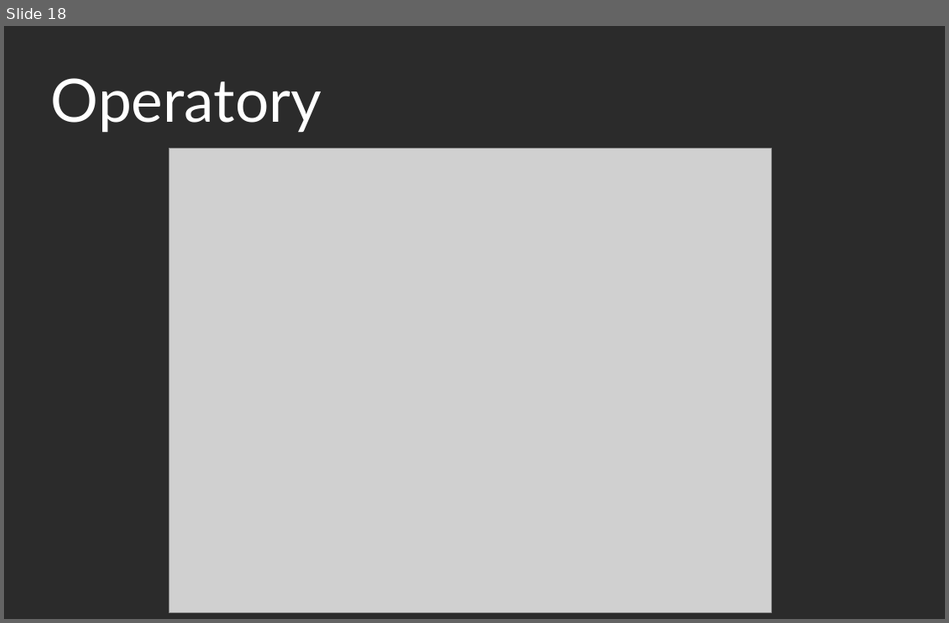
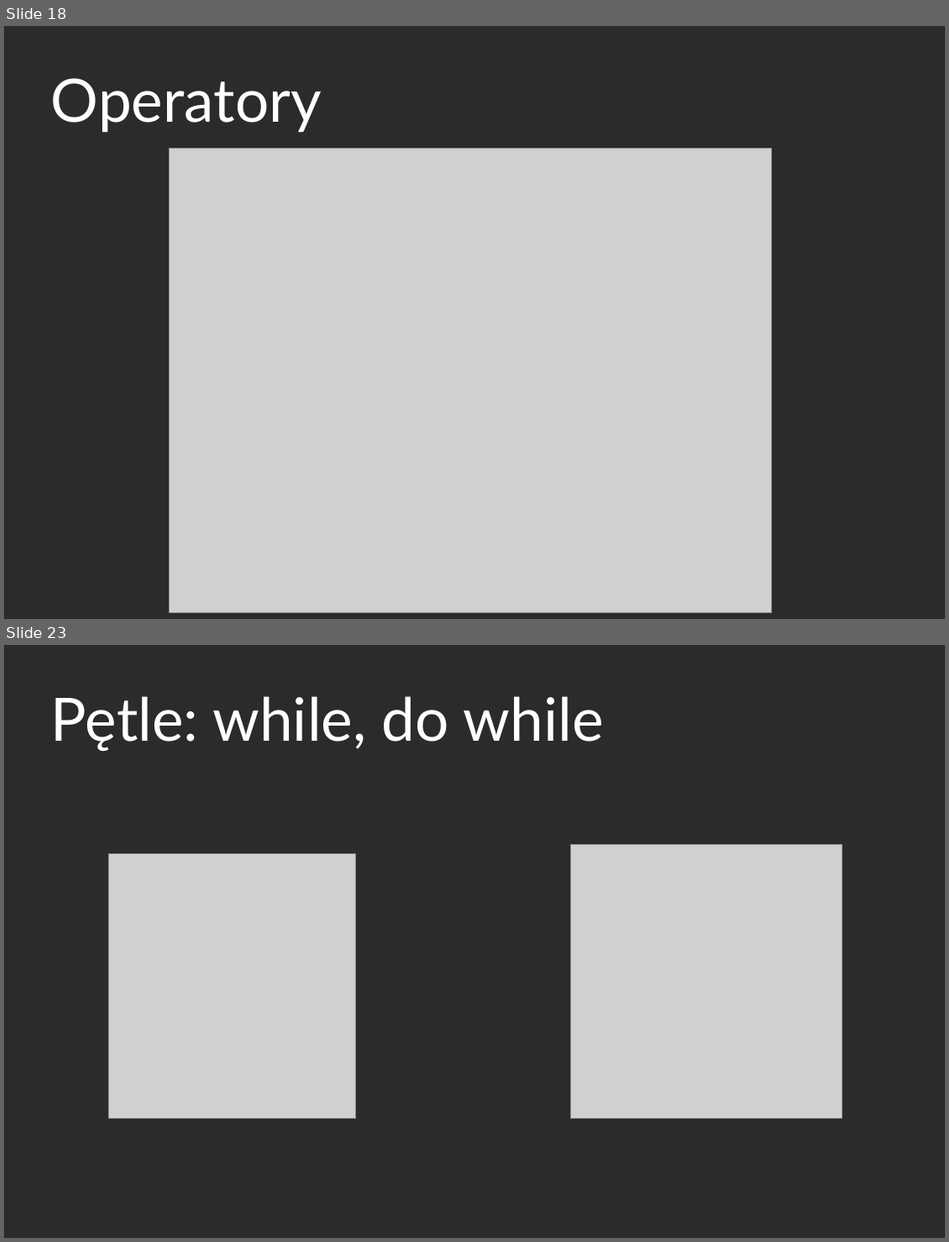
Before and after one commit to mdzidko/java-kurs, a slide deck: prezentacje/java_1.odp. Shown one above the other, each under a label of ours: slide 18 before the commit, slides 18 and 23 after it; the slides between them are not shown. The pictures are 949x623 and 949x1242 pixels, drawn with LibreOffice and Linux fonts; fonts in the diff are those of the drawing; grey boxes stand for pictures; background and template pictures are left out; a plain dark background stands for a picture behind light text. Boxes give left, top, right and bottom in pixels: in the first picture for what was removed or moved away, otherwise in the second. Text is boxed around its words. In the diff, an @@ line names an element or a change of style, - is before the commit and + after.

```diff
--- a/prezentacje/java_1.odp
+++ b/prezentacje/java_1.odp
@@ slide 23 added at (x1=4, y1=645, x2=945, y2=1238), background picture (left out) @@
@@ title added at (x1=51, y1=696, x2=604, y2=751), 60 pt, text #FFFFFF @@
+Pętle: while, do while
@@ picture added at (x1=570, y1=844, x2=841, y2=1118) @@
@@ picture added at (x1=109, y1=853, x2=355, y2=1118) @@
```
Also in this commit, not shown: 3 slides changed, 3 other slides added, 6 slides removed, 2 other files.
